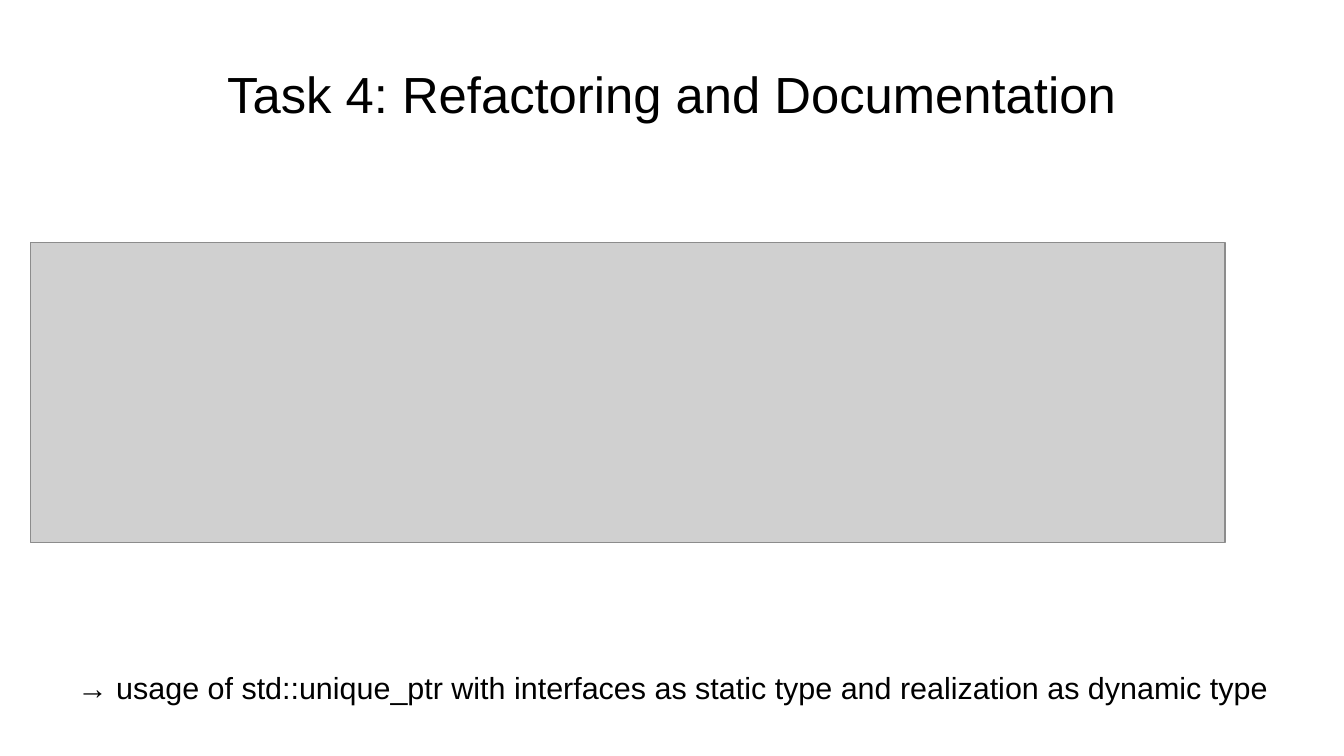
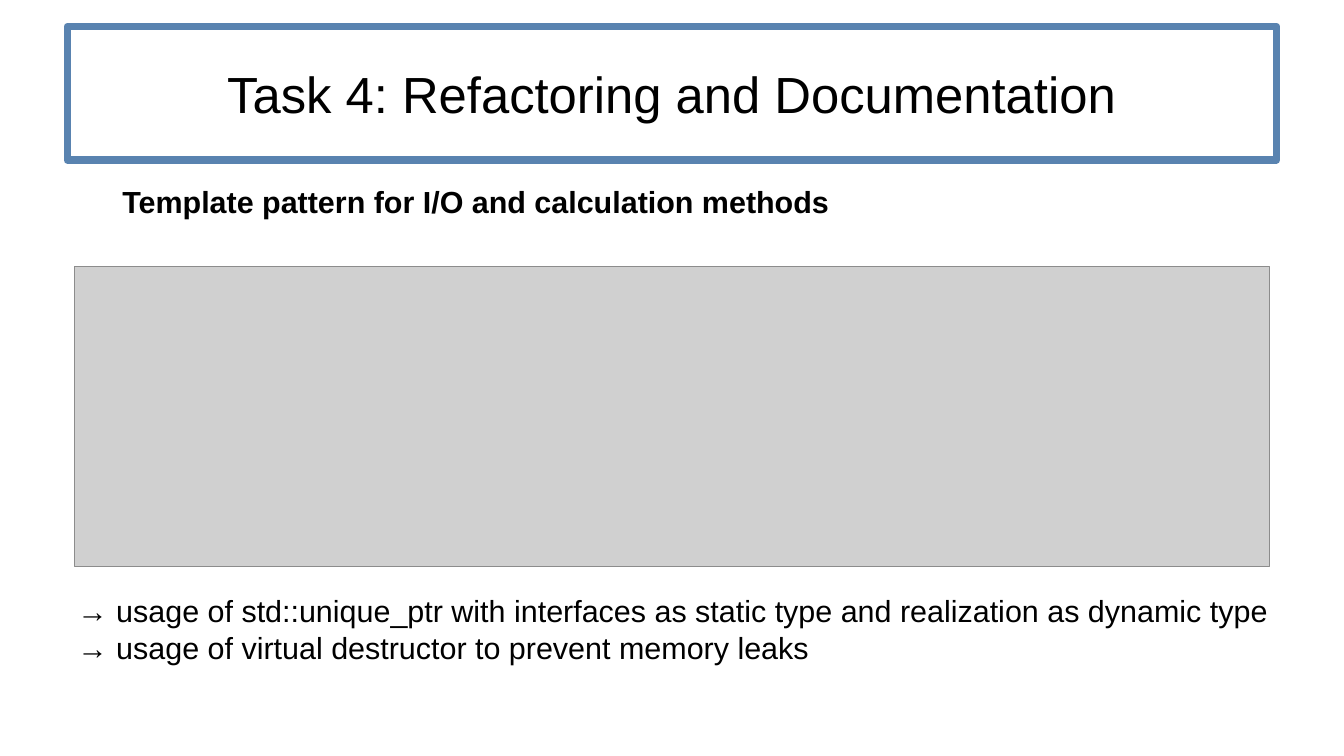
Before and after one commit to lneef/PSEMolDyn_Group1, a slide deck: slide 7 of Sheet1.odp. Drawn at 1344x756 pixels with LibreOffice and Linux fonts; fonts in the diff are those of the drawing; grey boxes stand for pictures. Boxes give left, top, right and bottom in pixels: in the first picture for what was removed or moved away, otherwise in the second. Text is boxed around its words. In the diff, an @@ line names an element or a change of style, - is before the commit and + after.

```diff
--- a/Sheet1.odp
+++ b/Sheet1.odp
@@ title "Task 4: Refactoring and Documentation": place and size @@
-title "Task 4: Refactoring and Documentation" at (227,76,1115,124)
+title "Task 4: Refactoring and Documentation" at (67,27,1277,160)
@@ title "Task 4: Refactoring and Documentation" at (67,27,1277,160): outline none to #5983B0 4.25 pt @@
@@ text added at (122,191,829,219), 18 pt, text #000000, bold @@
+Template pattern for I/O and calculation methods
@@ picture: place and size @@
-picture at (30,243,1226,543)
+picture at (74,267,1270,567)
@@ text "→ usage of std::unique_ptr with ...": place and size @@
-text "→ usage of std::unique_ptr with ..." at (116,677,1268,705)
+text "→ usage of std::unique_ptr with ..." at (116,600,1268,665)
@@ text at (116,637,809,665): paragraph added @@
+→ usage of virtual destructor to prevent memory leaks
```
Also in this commit, not shown: 8 other slides changed.
